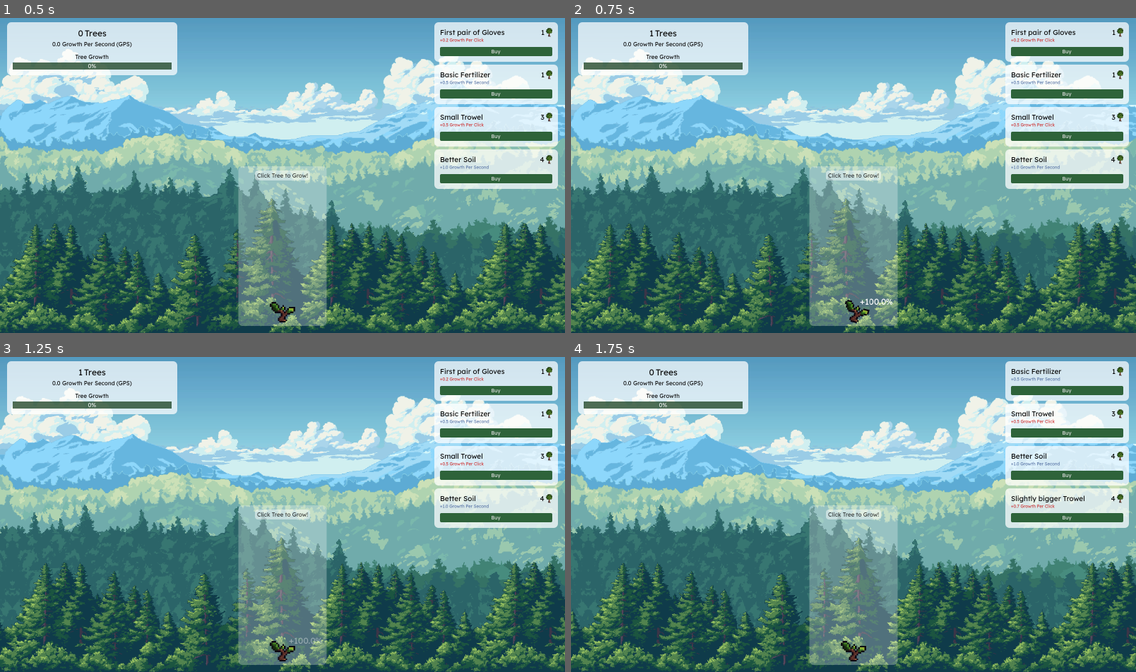
Above: before the commit, frames 1-4 (two rows, left to right).
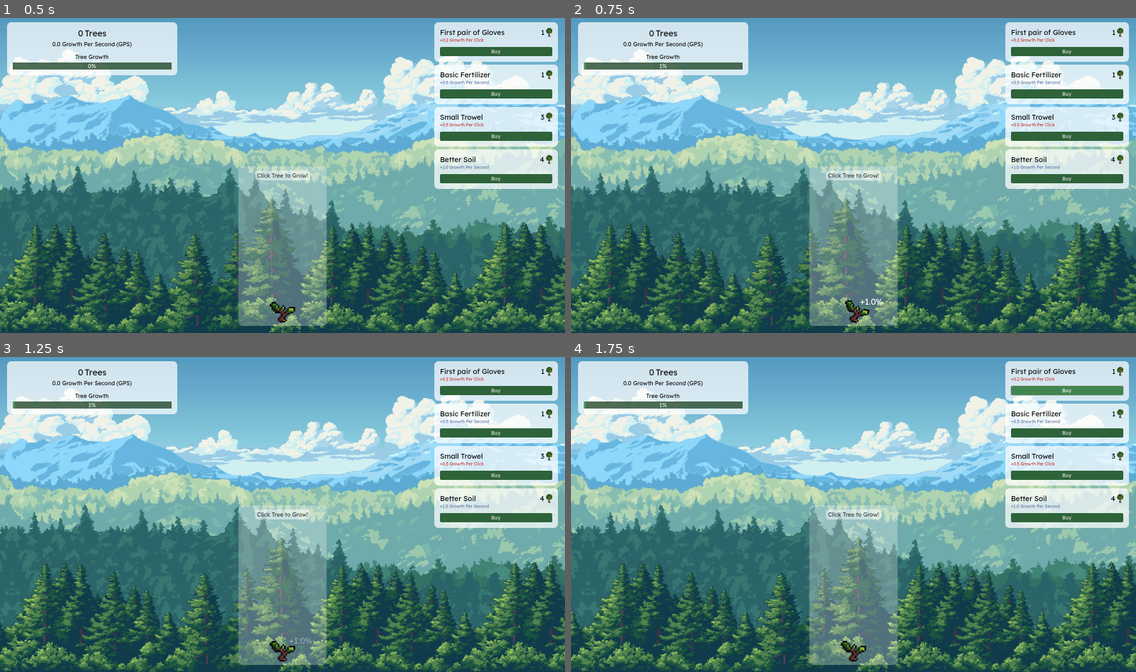
Above: after the commit, the same moments.

Repository: CallumB04/tree-clicker
Game: Godot game, scene res://Scenes/Game.tscn
Two runs of this game, one before a commit and one after it. Both use one fixed random seed, a clock stepped at 60 frames per second and the inputs below.
Inputs (mouse positions are in pixels of both pictures, inside the frame that each line leads up to):
- Up to frame 1 (0.5 s): no input
- Up to frame 2 (0.75 s): click (853, 310) at 0.5 s
- Up to frame 3 (1.25 s): no input
- Up to frame 4 (1.75 s): click "Buy" at 1.25 s

Frame 1 is identical in both runs. In frame 2, 0.1% of the frame differs, in the area x 2-57%, y 3-92%; in frame 3, 0.1%; in frame 4, 1.4%, in the area x 2-98%, y 3-48%.

Commit message:
chore: revert starting values

Diff:
--- a/Scripts/Game.gd
+++ b/Scripts/Game.gd
@@ -2,7 +2,7 @@
 
 var trees: int = 0; ## game score
 var current_tree_growth: float = 0; ## value 0-100. at 100 trees increments
-var growth_per_click: float = 100; ## tree progress per click
+var growth_per_click: float = 1; ## tree progress per click
 var growth_per_second: float = 0; ## automatic tree progress per second
 
 const TreeClickLabel = preload("res://Scenes/tree_click_label.tscn");
